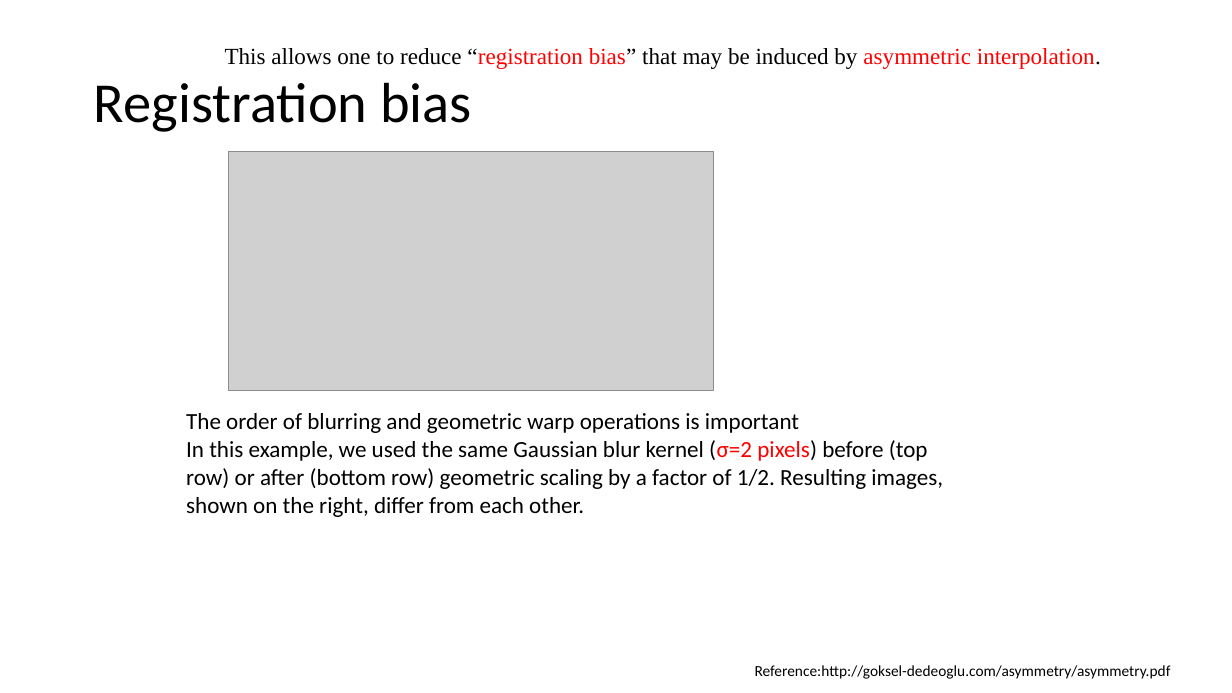
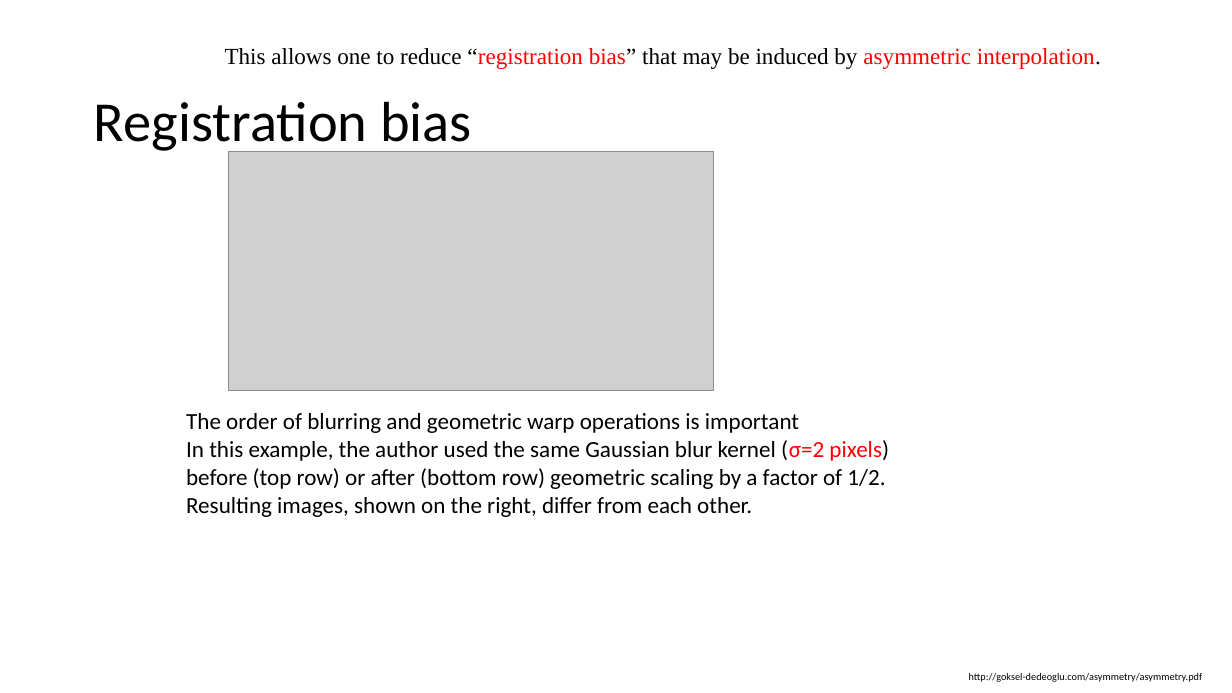
Before and after one commit to autotntfan/BIP, a slide deck: slide 12 of The insight toolkit image registration framework.pptx (slide 13 before the commit). Drawn at 1232x693 pixels with LibreOffice and Linux fonts; fonts in the diff are those of the drawing; grey boxes stand for pictures. Boxes give left, top, right and bottom in pixels: in the first picture for what was removed or moved away, otherwise in the second. Text is boxed around its words. In the diff, an @@ line names an element or a change of style, - is before the commit and + after.

```diff
--- a/The insight toolkit image registration framework.pptx
+++ b/The insight toolkit image registration framework.pptx
@@ title "Registration bias": place and size @@
-title "Registration bias" at box(94, 82, 472, 132)
+title "Registration bias" at box(94, 101, 472, 154)
@@ text at box(186, 440, 889, 517): text changed @@
-In this example, we used the same Gaussian blur kernel (σ=2 pixels) before (top row) or after (bottom row) geometric scaling by a factor of 1/2. Resulting images, shown on the right, differ from each other.
+In this example, the author used the same Gaussian blur kernel (σ=2 pixels) before (top row) or after (bottom row) geometric scaling by a factor of 1/2. Resulting images, shown on the right, differ from each other.
@@ text at box(969, 673, 1203, 682): text changed; size 12 to 8 pt @@
-Reference:http://goksel-dedeoglu.com/asymmetry/asymmetry.pdf
+http://goksel-dedeoglu.com/asymmetry/asymmetry.pdf
```
Also in this commit, not shown: 17 other slides changed, 1 slide added, 2 slides removed.
